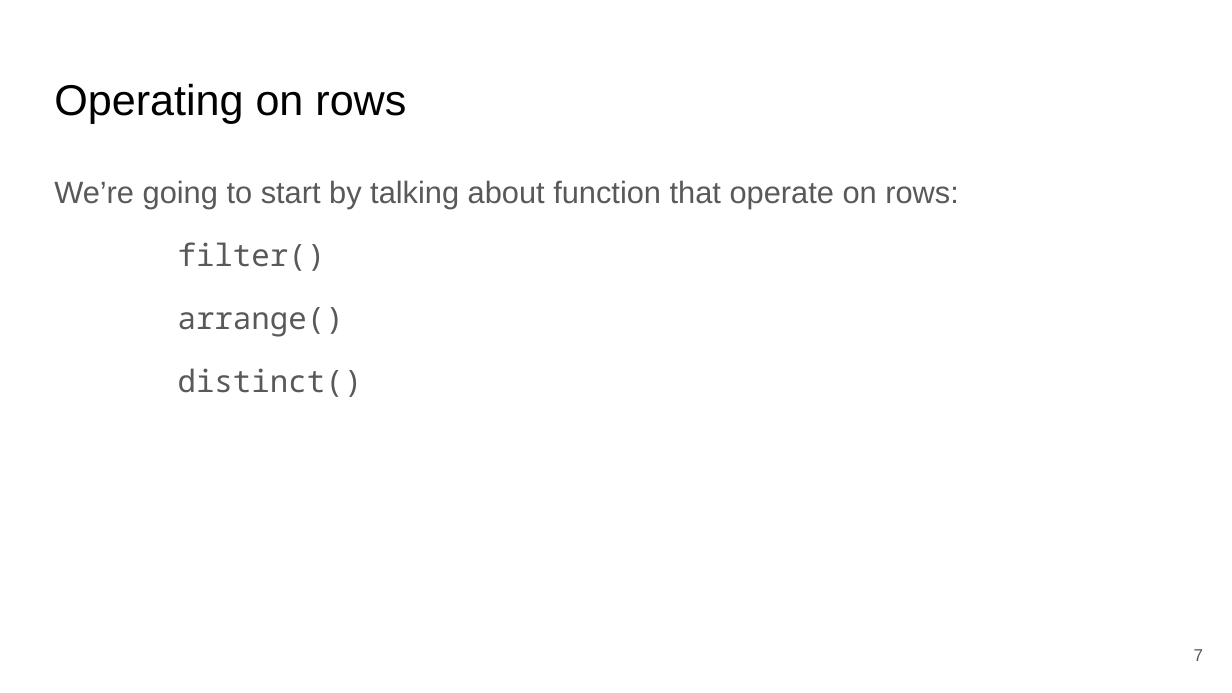
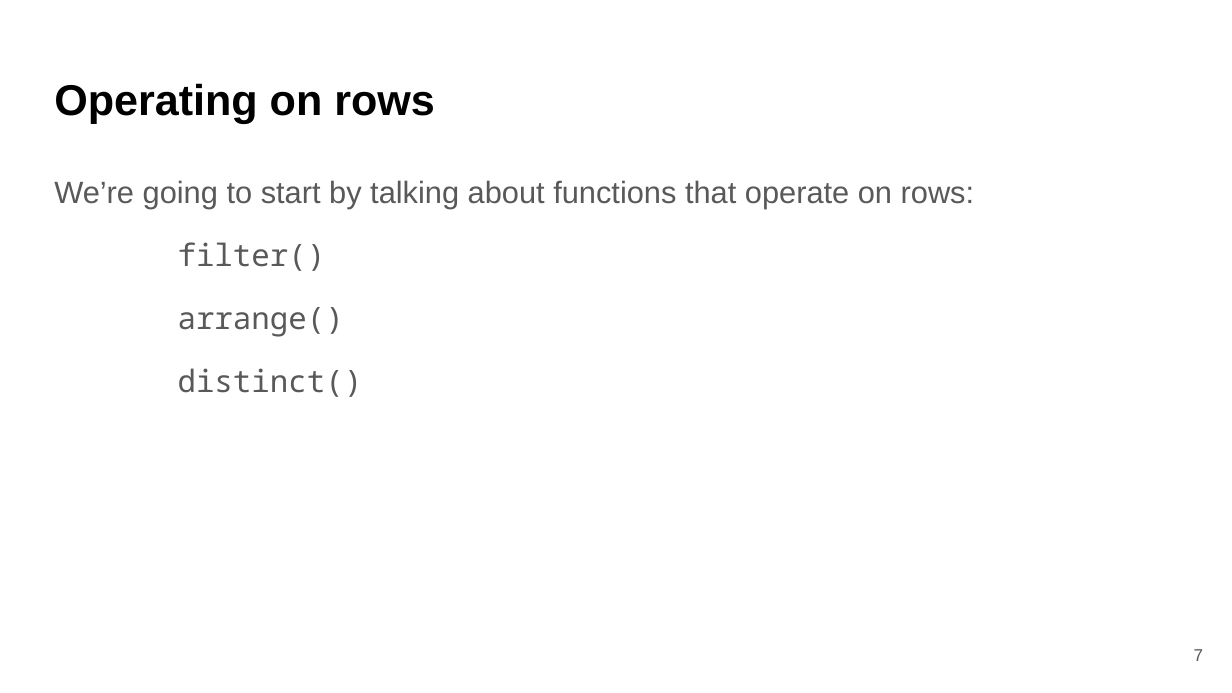
Before and after one commit to bmaitner/biometry_course, a slide deck: slide 7 of lectures/Lecture_07_tidyverse.pptx. Drawn at 1232x693 pixels with LibreOffice and Linux fonts; fonts in the diff are those of the drawing. Boxes give left, top, right and bottom in pixels: in the first picture for what was removed or moved away, otherwise in the second. Text is boxed around its words. In the diff, an @@ line names an element or a change of style, - is before the commit and + after.

```diff
--- a/lectures/Lecture_07_tidyverse.pptx
+++ b/lectures/Lecture_07_tidyverse.pptx
@@ title "Operating on rows" at [54,83,435,123]: bold on @@
@@ text at [54,180,975,209]: text changed @@
-We’re going to start by talking about function that operate on rows:
+We’re going to start by talking about functions that operate on rows:
```
Also in this commit, not shown: 27 other slides changed, 6 slides added, 1 slide removed, 1 other file.
